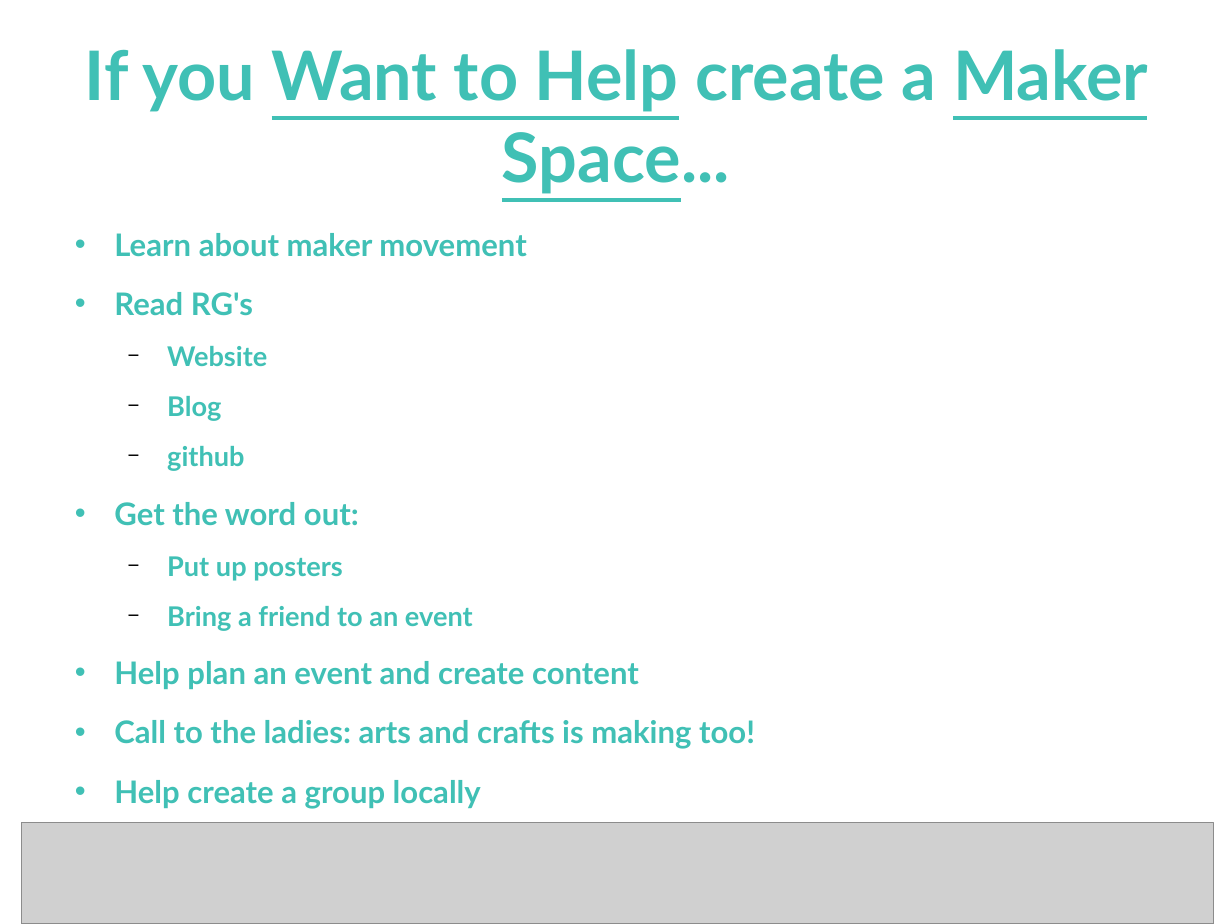
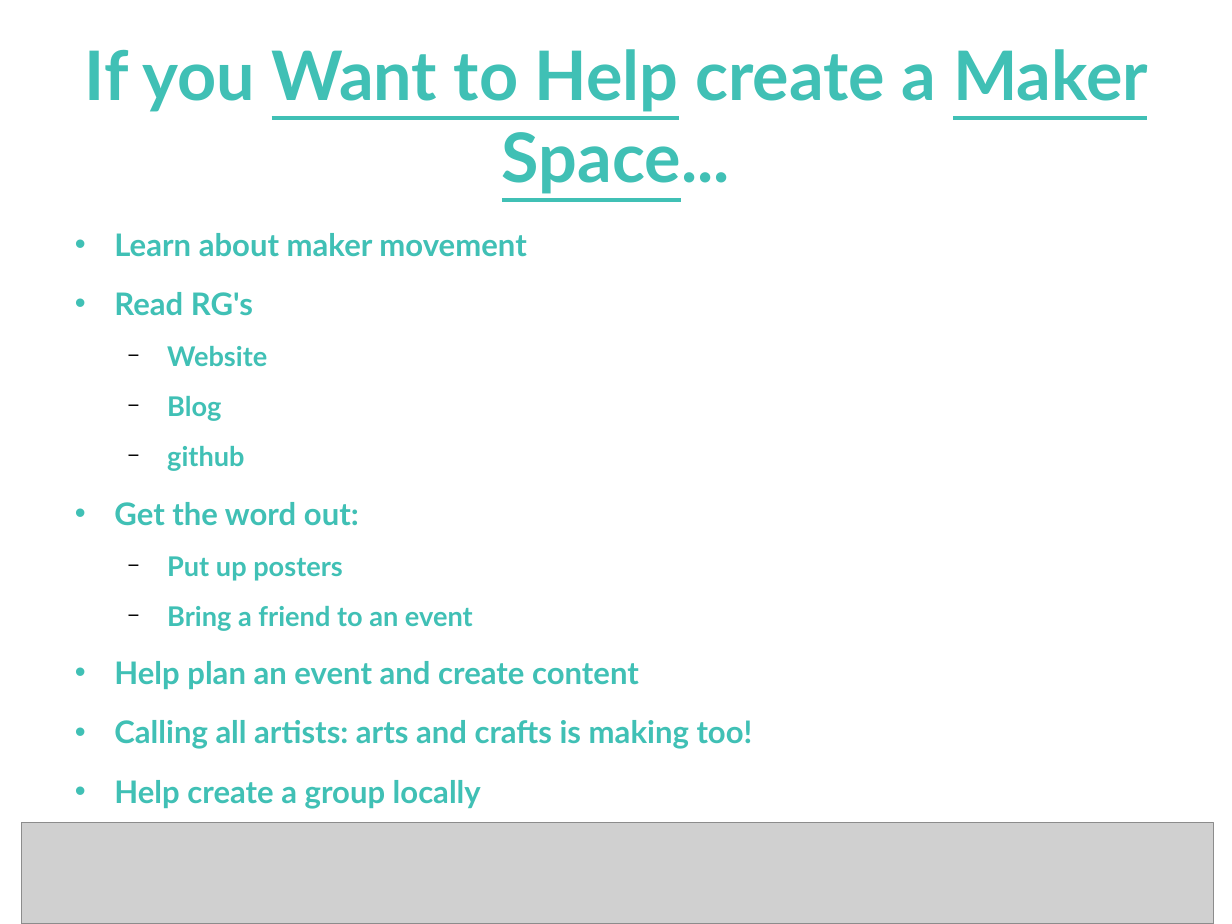
Before and after one commit to RobotGarden/3d_printing_intro, a slide deck: slide 5 of RobotGardenMakersAndYou.odp. Drawn at 1232x924 pixels with LibreOffice and Linux fonts; fonts in the diff are those of the drawing; grey boxes stand for pictures. Boxes give left, top, right and bottom in pixels: in the first picture for what was removed or moved away, otherwise in the second. Text is boxed around its words. In the diff, an @@ line names an element or a change of style, - is before the commit and + after.

Commit message:
Changes to RobotGardenMakers files

```diff
--- a/RobotGardenMakersAndYou.odp
+++ b/RobotGardenMakersAndYou.odp
@@ text at (114, 720, 753, 749): text changed @@
-• Call to the ladies: arts and crafts is making too!
+• Calling all artists: arts and crafts is making too!
```
Also in this commit, not shown: 1 other file.
